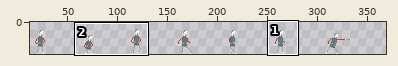
Sprite sheet, stored at Player/Player.png. Above, an overview of the earlier version with the close-up marked.
Close-up. Before:
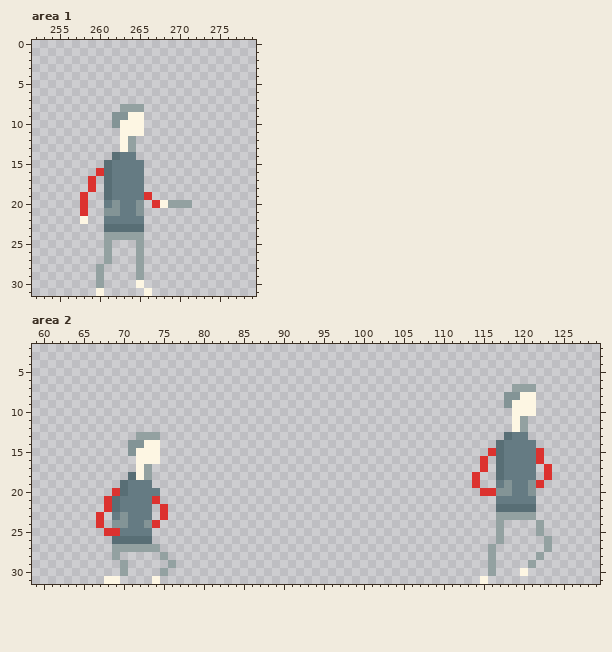
The file is 336x32 pixels. Shown: area 1: x 252..279, y 0..31; area 2: x 59..129, y 2..31. The old version is drawn lined up with the new one, on the new canvas. The wide view leaves out empty margins. The commit also changed other parts of the picture, which this record leaves out.
Once edited:
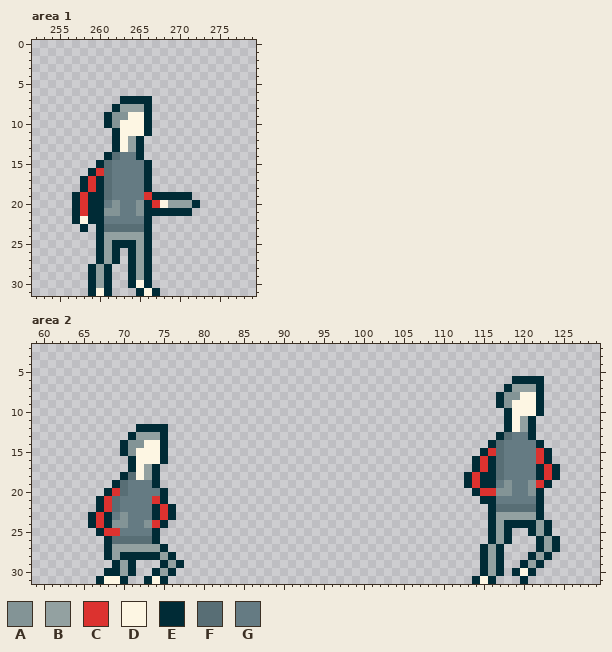
Palette (. is transparent): A #839496  B #93a1a1  C #dc322f  D #fdf6e3  E #002b36  F #586e75  G #657b83
Edits made:
canvas 336x32 -> 384x32
Area 1:
Colour E is added in row 7 at x 263 to 266; in row 8 at x 262 and 266; in rows 9 to 10 at x 261 and 266; in row 11 at x 262 and 266; in rows 12 to 13 at x 262 and 265; in row 14 at x 261 and 265.
Colour E is added in row 15 at x 260 and 266; in row 16 at x 259 and 266; in rows 17 to 18 at x 258, 260 and 266; in row 19 at x 257, 259 to 260 and 267 to 271; in row 20 at x 257, 259 to 260, 266 and 272; in row 21 at x 257, 259 to 260 and 266 to 271.
Colour E is added in row 22 at x 257, 259 to 260 and 266; in row 23 at x 258, 260 and 266; in row 24 at x 260 and 266; in row 25 at x 260, 262 to 264 and 266; in rows 26 to 27 at x 260, 262, 264 and 266; in rows 28 to 30 at x 259, 261, 264 and 266.
Colour E is added in row 31 at x 259, 261, 265 and 267.
Area 2:
Colour E is added in row 6 at x 119 to 122; in row 7 at x 118 and 122; in rows 8 to 9 at x 117 and 122; in row 10 at x 118 and 122; in row 11 at x 118 and 121; in row 12 at x 72 to 75, 118 and 121.
Colour E is added in row 13 at x 71, 75, 117 and 121; in row 14 at x 70, 75, 116 and 122; in row 15 at x 70, 75, 115 and 123; in row 16 at x 71, 75, 114, 116 and 123; in row 17 at x 71, 74, 114, 116, 122 and 124; in row 18 at x 70, 74, 113, 115 to 116, 122 and 124.
Colour E is added in row 19 at x 69, 74, 113, 115 to 116 and 123; in row 20 at x 68, 75, 114 and 122; in row 21 at x 67, 75, 115 to 116 and 122; in row 22 at x 67, 74, 76, 116 and 122; in row 23 at x 66, 68, 74, 76, 116 and 122; in row 24 at x 66, 68, 75, 116, 118 to 121 and 123.
Colour E is added in row 25 at x 67, 74, 116, 118, 121 and 123; in row 26 at x 68, 74, 116, 118, 122 and 124; in row 27 at x 68, 75, 115, 117, 122 and 124; in row 28 at x 68, 70 to 74, 76, 115, 117, 121 and 123; in row 29 at x 69, 71, 75, 77, 115, 117, 120 and 122; in row 30 at x 68 to 69, 71, 74, 76, 115, 117, 119 and 121.
Colour E is added in row 31 at x 67, 70, 73, 75, 114, 116 and 120.
Where, in picture pixels (left, top, right, bottom), the same in both close-ups:
added: (72, 96, 200, 296)
added: (464, 376, 560, 584)
added: (88, 424, 184, 584)
